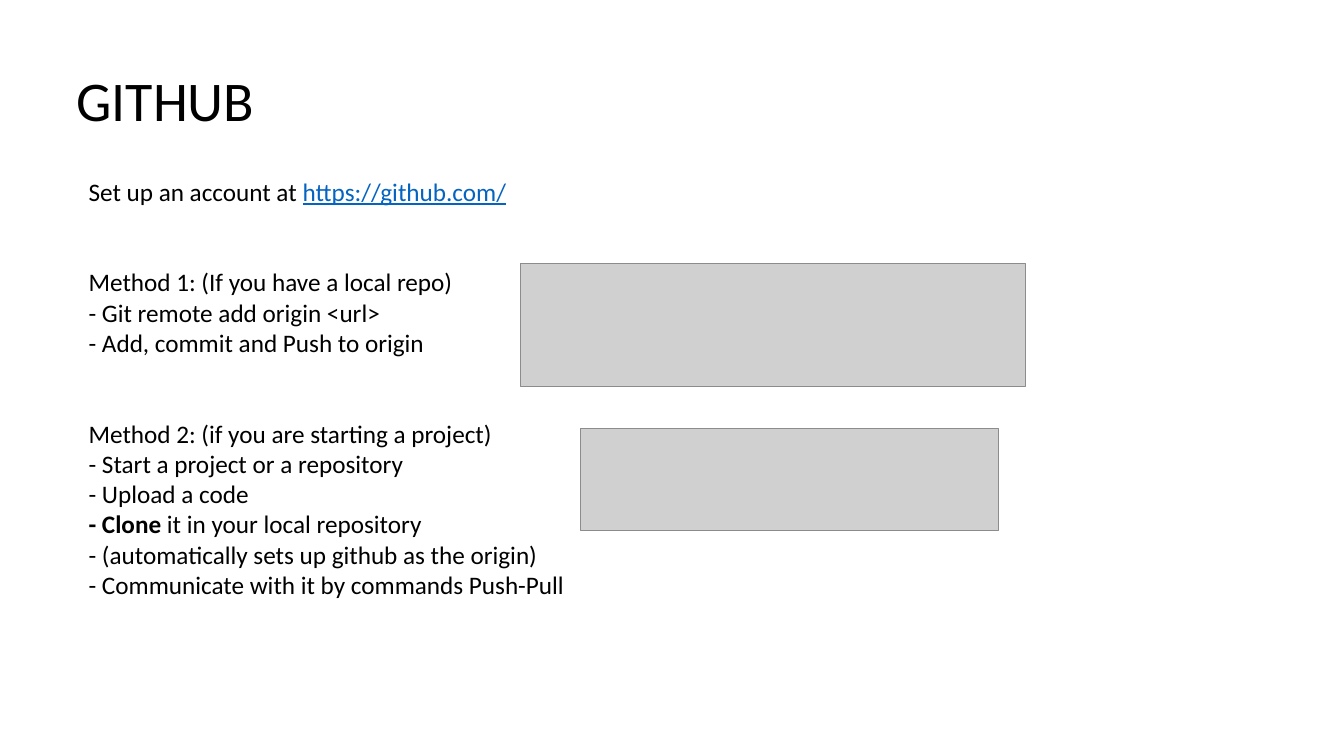
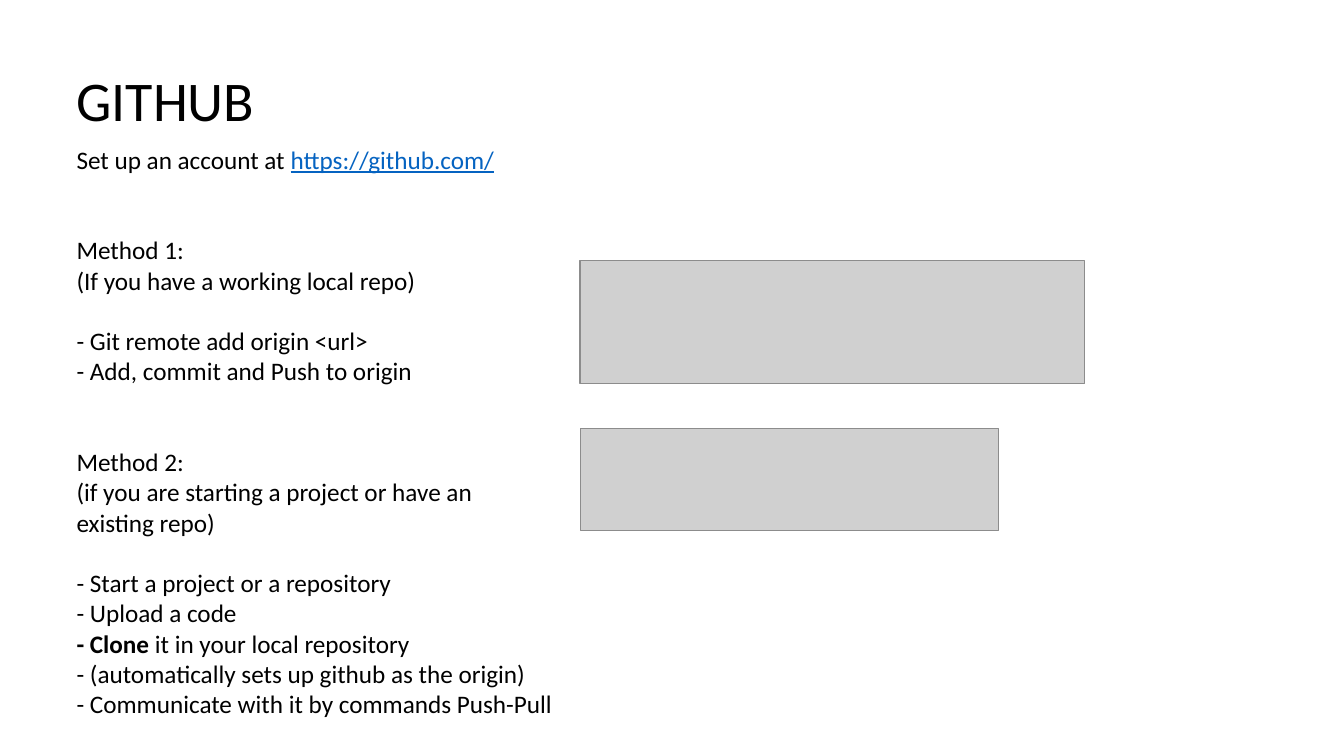
Before and after one commit to jwrauch/git-group-meeting-presentation, a slide deck: slide 26 of learn-to-git.pptx. Drawn at 1344x756 pixels with LibreOffice and Linux fonts; fonts in the diff are those of the drawing; grey boxes stand for pictures. Boxes give left, top, right and bottom in pixels: in the first picture for what was removed or moved away, otherwise in the second. Text is boxed around its words. In the diff, an @@ line names an element or a change of style, - is before the commit and + after.

Commit message:
made changes to github slide

```diff
--- a/learn-to-git.pptx
+++ b/learn-to-git.pptx
@@ text "Set up an account at ...": place and size @@
-text "Set up an account at ..." at [89, 183, 564, 598]
+text "Set up an account at ..." at [77, 151, 552, 717]
@@ text at [77, 241, 415, 295]: text changed @@
-Method 1: (If you have a local repo)
+Method 1:
+(If you have a working local repo)
@@ picture: place and size @@
-picture at [520, 264, 1025, 387]
+picture at [580, 261, 1085, 384]
@@ text at [77, 453, 471, 537]: text changed @@
-Method 2: (if you are starting a project)
+Method 2:
+(if you are starting a project or have an
+existing repo)
```
Also in this commit, not shown: 1 other slide changed, 1 slide removed.
